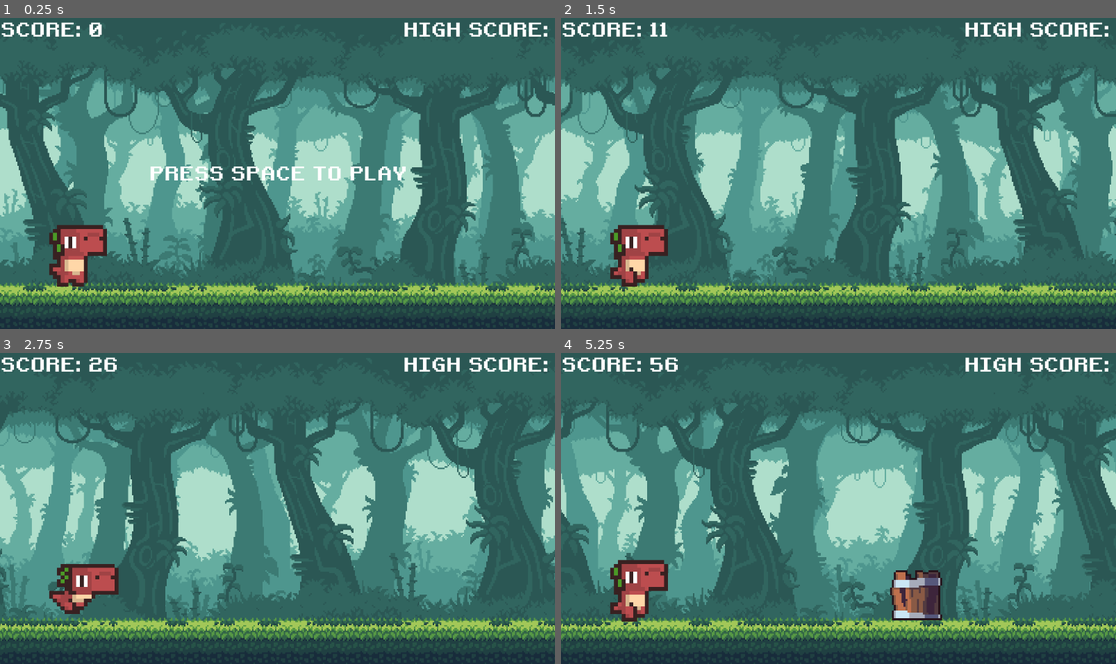
Above: before the commit, frames 1-4 (two rows, left to right).
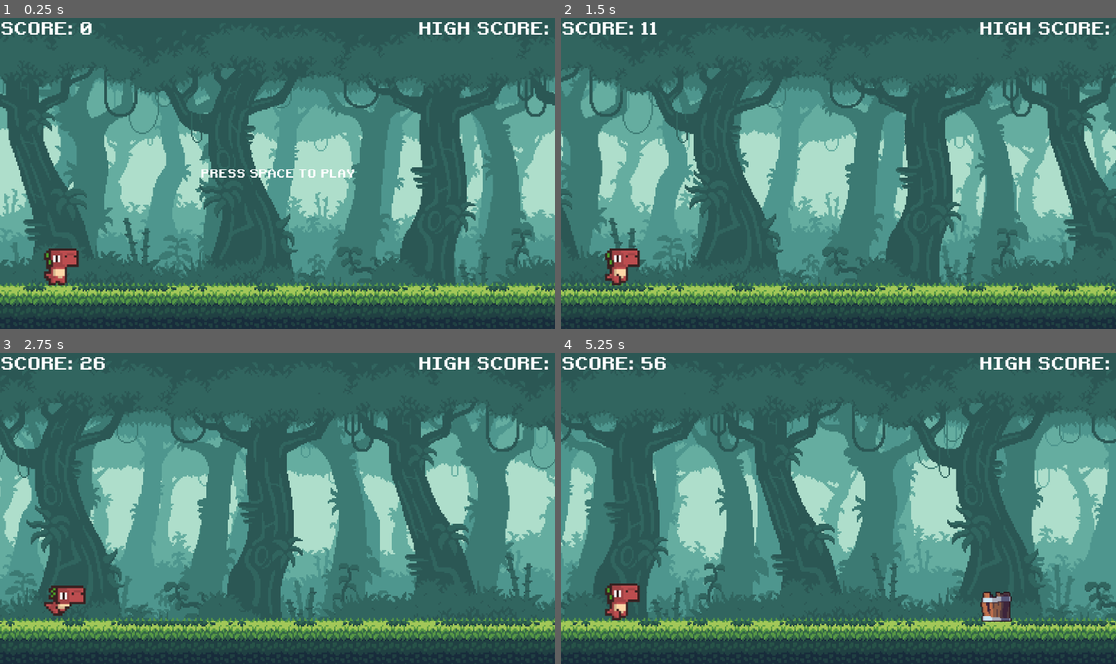
Above: after the commit, the same moments.

Repository: kraftw/Offline-Dinosaur-Game
Game: Godot game, scene res://scenes/main.tscn
Two runs of this game, one before a commit and one after it. Both use one fixed random seed, a clock stepped at 60 frames per second and the inputs below.
Inputs:
- Up to frame 1 (0.25 s): no input
- Up to frame 2 (1.5 s): tap Space at 0.5 s; tap Enter (ui_accept) at 0.77 s
- Up to frame 3 (2.75 s): tap Enter (ui_accept) at 1.52 s; hold Down (ui_down) from 2.03 s (still down)
- Up to frame 4 (5.25 s): release Down (ui_down) at 2.78 s; tap Enter (ui_accept) at 3.02, 3.77, 4.52 s; hold Down (ui_down) 4.28-5.03 s

The runs differ from the first frame. In frame 1, 5.3% of the frame differs, in the area x 0-100%, y 1-93%; in frame 2, 51%; in frame 3, 51%; in frame 4, 52%, in the area x 0-100%, y 1-96%.

Commit message:
Scaled Up

Diff:
--- a/project.godot
+++ b/project.godot
@@ -15,6 +15,11 @@
 config/features=PackedStringArray("4.2", "Mobile")
 config/icon="res://icon.svg"
 
+[display]
+
+window/size/viewport_width=1920
+window/size/viewport_height=1080
+
 [editor]
 
 version_control/plugin_name="GitPlugin"
--- a/scenes/background.tscn
+++ b/scenes/background.tscn
@@ -9,42 +9,42 @@
 [node name="Background" type="ParallaxBackground"]
 
 [node name="Sprite2D" type="Sprite2D" parent="."]
-scale = Vector2(3, 3)
+scale = Vector2(5, 5)
 texture = ExtResource("1_w201d")
 centered = false
 
 [node name="ParallaxLayer" type="ParallaxLayer" parent="."]
 motion_scale = Vector2(0.6, 1)
-motion_mirroring = Vector2(1152, 0)
+motion_mirroring = Vector2(1920, 0)
 
 [node name="Sprite2D" type="Sprite2D" parent="ParallaxLayer"]
-scale = Vector2(3, 3)
+scale = Vector2(5, 5)
 texture = ExtResource("2_wxt46")
 centered = false
 
 [node name="ParallaxLayer2" type="ParallaxLayer" parent="."]
 motion_scale = Vector2(0.7, 1)
-motion_mirroring = Vector2(1152, 0)
+motion_mirroring = Vector2(1920, 0)
 
 [node name="Sprite2D" type="Sprite2D" parent="ParallaxLayer2"]
-scale = Vector2(3, 3)
+scale = Vector2(5, 5)
 texture = ExtResource("3_ulr0s")
 centered = false
 
 [node name="ParallaxLayer3" type="ParallaxLayer" parent="."]
 motion_scale = Vector2(0.8, 1)
-motion_mirroring = Vector2(1152, 0)
+motion_mirroring = Vector2(1920, 0)
 
 [node name="Sprite2D" type="Sprite2D" parent="ParallaxLayer3"]
-scale = Vector2(3, 3)
+scale = Vector2(5, 5)
 texture = ExtResource("4_wvcwb")
 centered = false
 
 [node name="ParallaxLayer4" type="ParallaxLayer" parent="."]
 motion_scale = Vector2(0.9, 1)
-motion_mirroring = Vector2(1152, 0)
+motion_mirroring = Vector2(1920, 0)
 
 [node name="Sprite2D" type="Sprite2D" parent="ParallaxLayer4"]
-scale = Vector2(3, 3)
+scale = Vector2(5, 5)
 texture = ExtResource("5_ye837")
 centered = false
--- a/scenes/hud.tscn
+++ b/scenes/hud.tscn
@@ -8,7 +8,7 @@
 offset_right = 67.0
 offset_bottom = 23.0
 theme_override_fonts/font = ExtResource("1_20qax")
-theme_override_font_sizes/font_size = 40
+theme_override_font_sizes/font_size = 60
 text = "SCORE: "
 horizontal_alignment = 1
 vertical_alignment = 1
@@ -39,7 +39,7 @@
 offset_bottom = 51.0
 grow_horizontal = 0
 theme_override_fonts/font = ExtResource("1_20qax")
-theme_override_font_sizes/font_size = 40
+theme_override_font_sizes/font_size = 60
 text = "HIGH SCORE: "
 horizontal_alignment = 1
 vertical_alignment = 1
--- a/scenes/main.gd
+++ b/scenes/main.gd
@@ -7,11 +7,11 @@
 var bird_scene = preload("res://scenes/bird.tscn")
 var obstacle_types := [stump_scene, rock_scene, barrel_scene]
 var obstacles : Array
-var bird_heights := [350, 500]
+var bird_heights := [750, 850]
 
 # game variables
-const DINO_START_POS := Vector2i(150, 485)
-const CAM_START_POS := Vector2i(576, 324)
+const DINO_START_POS := Vector2i(200, 856)
+const CAM_START_POS := Vector2i(960, 540)
 var difficulty
 const MAX_DIFFICULTY : int = 2
 var score : int
@@ -98,7 +98,7 @@
 			var obs_height = obs.get_node("Sprite2D").texture.get_height()
 			var obs_scale = obs.get_node("Sprite2D").scale
 			var obs_x : int = screen_size.x + score + 1000 + (i * 100)
-			var obs_y : int = screen_size.y - ground_height - (obs_height * obs_scale.y / 2) + 5
+			var obs_y : int = screen_size.y - ground_height - (obs_height * obs_scale.y / 2) - 50
 			last_obs = obs
 			add_obs(obs, obs_x, obs_y)
 		# additionally random chance to spawn a bird
--- a/scenes/main.tscn
+++ b/scenes/main.tscn
@@ -13,12 +13,15 @@
 [node name="Background" parent="." instance=ExtResource("1_w4v6p")]
 
 [node name="Ground" parent="." instance=ExtResource("2_sgscc")]
+position = Vector2(0, 1.52588e-05)
+scale = Vector2(1.668, 1.668)
 
 [node name="Dino" parent="." instance=ExtResource("3_b12qq")]
-position = Vector2(105, 488)
+position = Vector2(200, 856)
 
 [node name="Camera2D" type="Camera2D" parent="."]
-position = Vector2(576, 324)
+position = Vector2(960, 540)
+scale = Vector2(2, 2)
 
 [node name="HUD" parent="." instance=ExtResource("5_pv0w2")]
 
